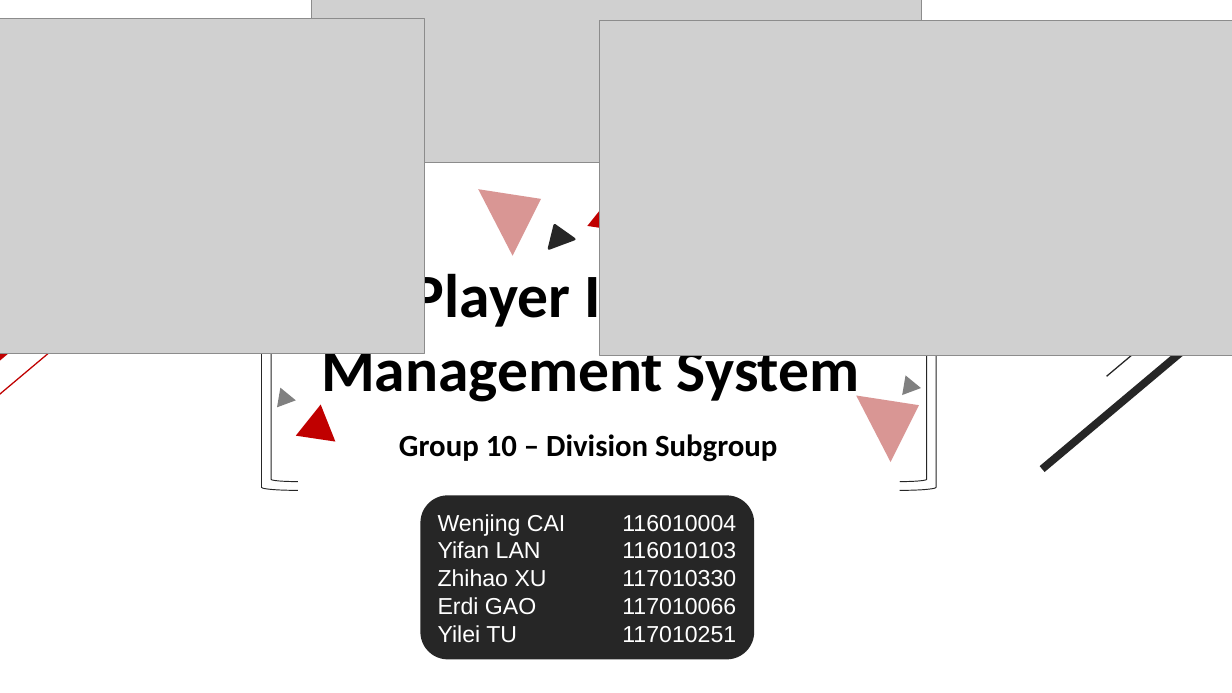
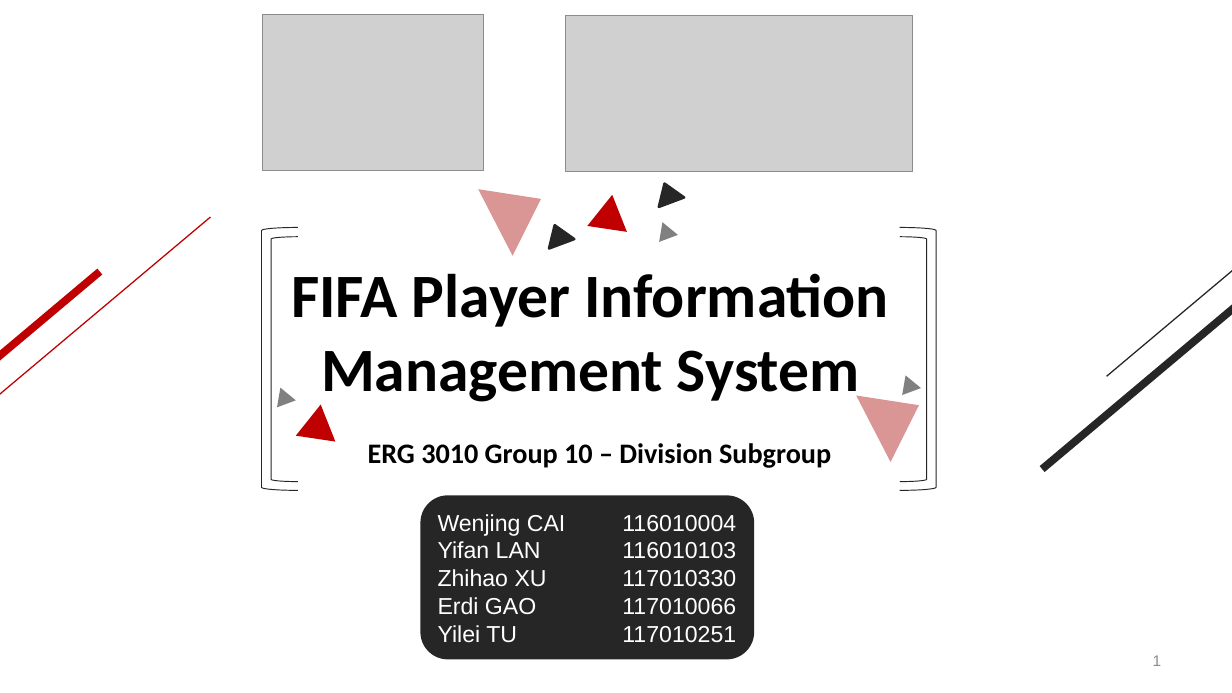
Before and after one commit to lanskyfan/fifaweb, a slide deck: slide 1 of presentation/ERG3010 Group 10 Presentation.pptx. Drawn at 1232x693 pixels with LibreOffice and Linux fonts; fonts in the diff are those of the drawing; grey boxes stand for pictures. Boxes give left, top, right and bottom in pixels: in the first picture for what was removed or moved away, otherwise in the second. Text is boxed around its words. In the diff, an @@ line names an element or a change of style, - is before the commit and + after.

```diff
--- a/presentation/ERG3010 Group 10 Presentation.pptx
+++ b/presentation/ERG3010 Group 10 Presentation.pptx
@@ picture removed at bbox=[0, 18, 424, 353] @@
@@ picture: place and size @@
-picture at bbox=[311, 0, 921, 163]
+picture at bbox=[262, 15, 484, 171]
@@ picture added at bbox=[566, 16, 913, 172] @@
@@ picture removed at bbox=[600, 20, 1232, 355] @@
@@ triangle added at bbox=[652, 179, 684, 206], fill #262626, outline #262626 2 pt @@
@@ triangle added at bbox=[653, 219, 678, 242], fill #808080 @@
@@ text at bbox=[368, 443, 831, 468]: text changed; size 24 to 22 pt @@
-Group 10 – Division Subgroup
+ERG 3010 Group 10 – Division Subgroup
@@ page number added at bbox=[1153, 655, 1162, 666], 12 pt, text #8C8C8C @@
+1
```
Also in this commit, not shown: 3 other slides changed, 5 slides added, 3 slides removed, 2 other files.
